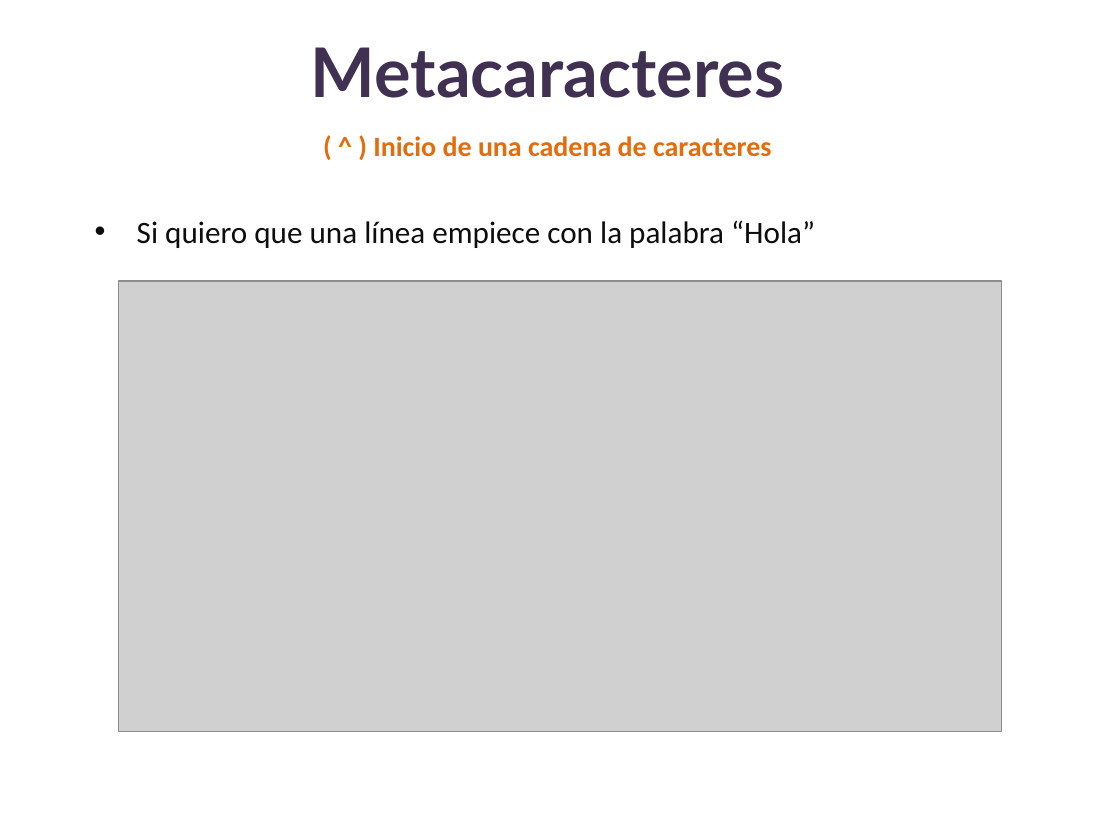
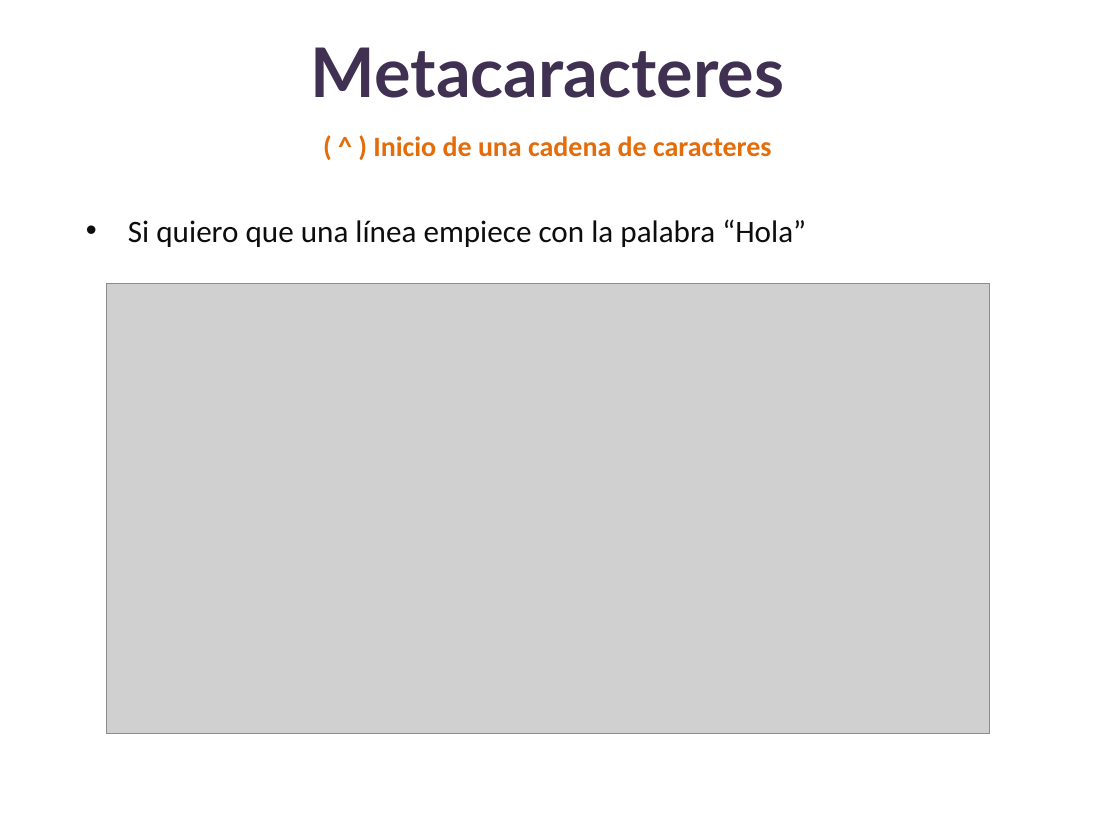
Before and after one commit to lizetheP/Analitica, a slide deck: slide 23 of Calendario2025/presentaciones/18_Expresiones_regulares.pptx (slide 21 before the commit). Drawn at 1120x840 pixels with LibreOffice and Linux fonts; fonts in the diff are those of the drawing; grey boxes stand for pictures. Boxes give left, top, right and bottom in pixels: in the first picture for what was removed or moved away, otherwise in the second. Text is boxed around its words. In the diff, an @@ line names an element or a change of style, - is before the commit and + after.

```diff
--- a/Calendario2025/presentaciones/18_Expresiones_regulares.pptx
+++ b/Calendario2025/presentaciones/18_Expresiones_regulares.pptx
@@ text "Si quiero que una línea ...": place and size @@
-text "Si quiero que una línea ..." at (137, 220, 815, 248)
+text "Si quiero que una línea ..." at (128, 219, 806, 247)
@@ picture: place and size @@
-picture at (119, 281, 1002, 731)
+picture at (106, 283, 990, 734)
```
Also in this commit, not shown: 6 other slides changed, 1 slide added, 1 slide removed, 3 other files.
